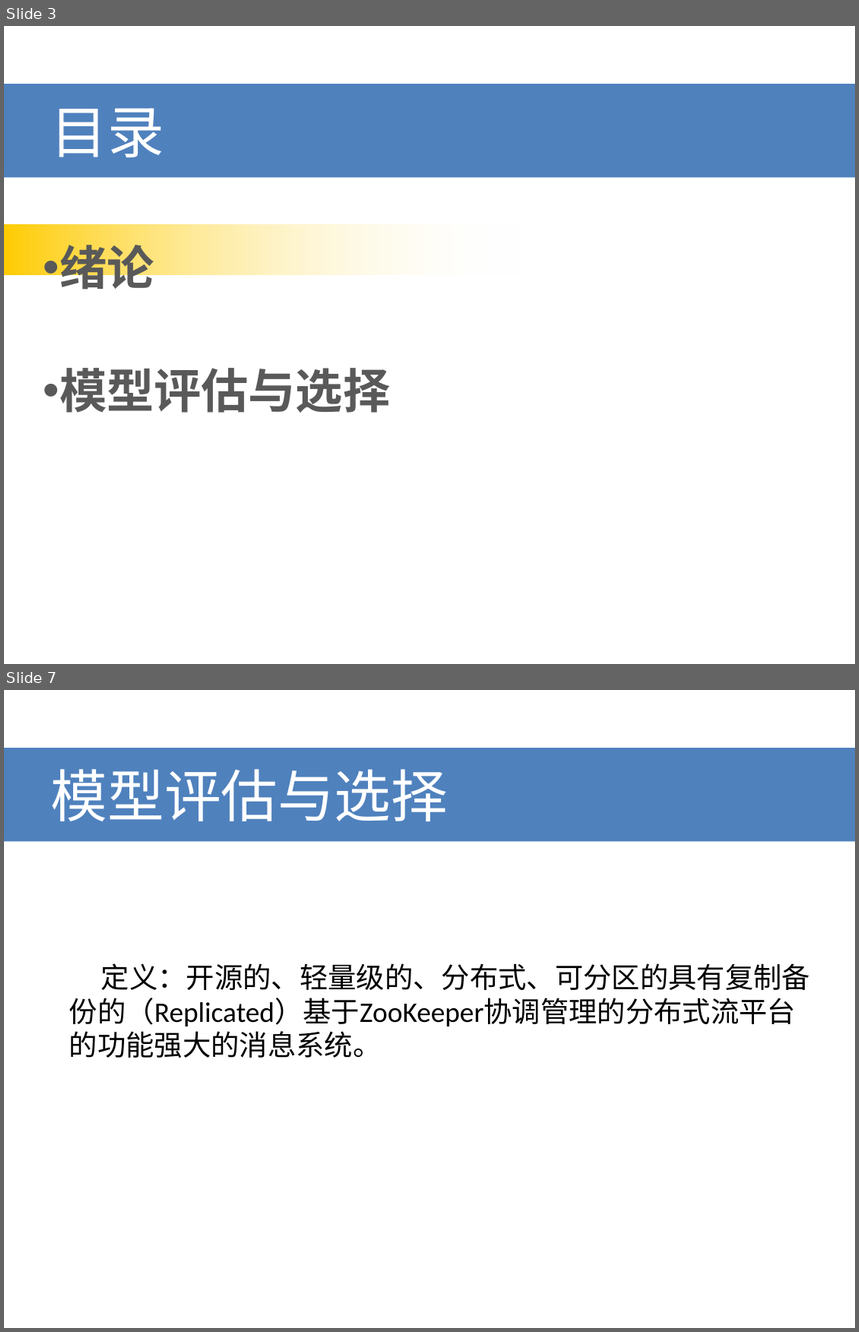
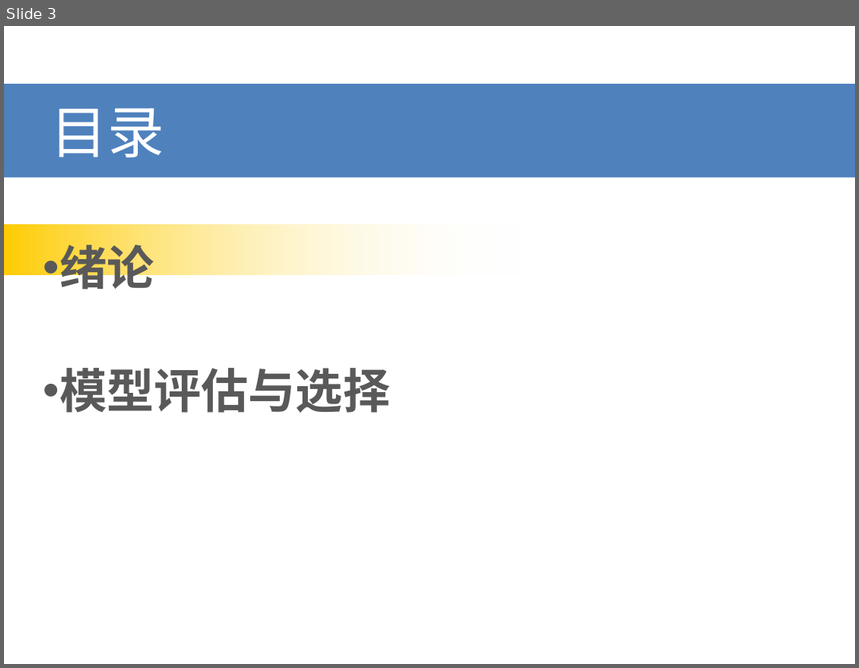
Before and after one commit to bayud/machine_learning_zzh, a slide deck: 机器学习(周志华)系列分享.pptx. Shown one above the other, each under a label of ours: slides 3 and 7 before the commit, slide 3 after it; the slides between them are not shown. The pictures are 859x1332 and 859x668 pixels, drawn with LibreOffice and Linux fonts; fonts in the diff are those of the drawing. Boxes give left, top, right and bottom in pixels: in the first picture for what was removed or moved away, otherwise in the second. Text is boxed around its words. In the diff, an @@ line names an element or a change of style, - is before the commit and + after.

```diff
--- a/机器学习(周志华)系列分享.pptx
+++ b/机器学习(周志华)系列分享.pptx
@@ slide 7 removed at (4, 690, 855, 1328), background #FFFFFF @@
@@ title removed at (4, 748, 855, 841) @@
-模型评估与选择
@@ text removed at (69, 964, 810, 1058) @@
-定义：开源的、轻量级的、分布式、可分区的具有复制备份的（Replicated）基于ZooKeeper协调管理的分布式流平台的功能强大的消息系统。
```
Also in this commit, not shown: 2 slides changed, 19 slides added, 13 other slides removed.
